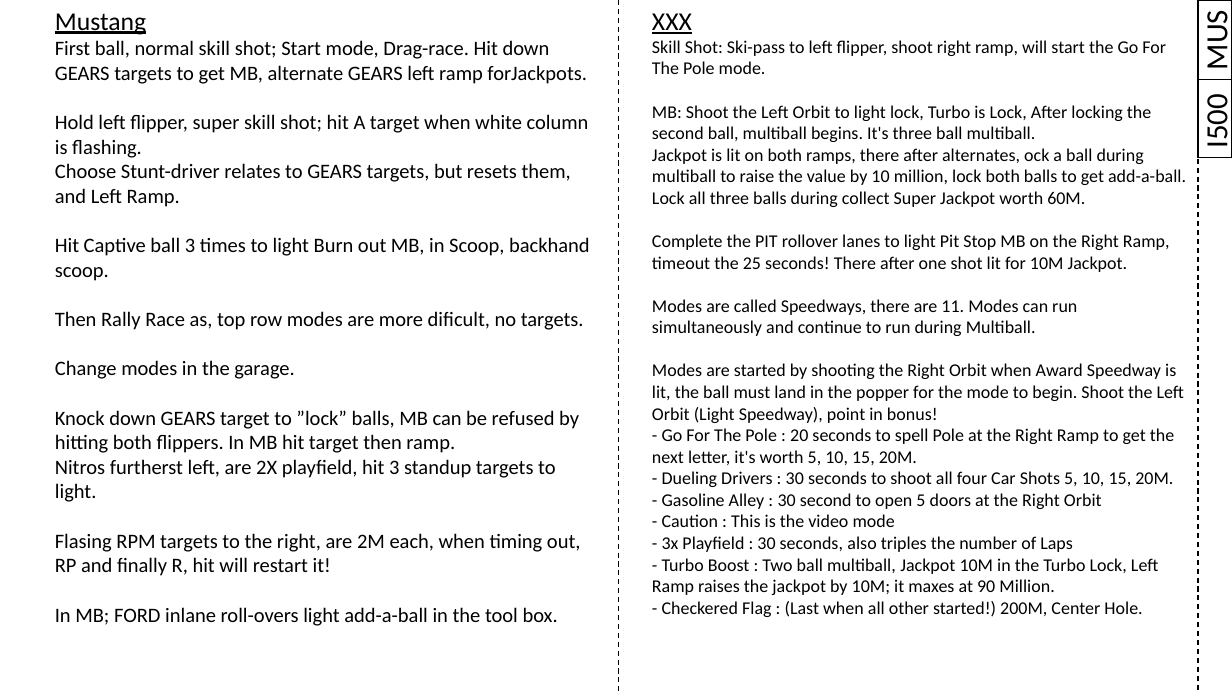
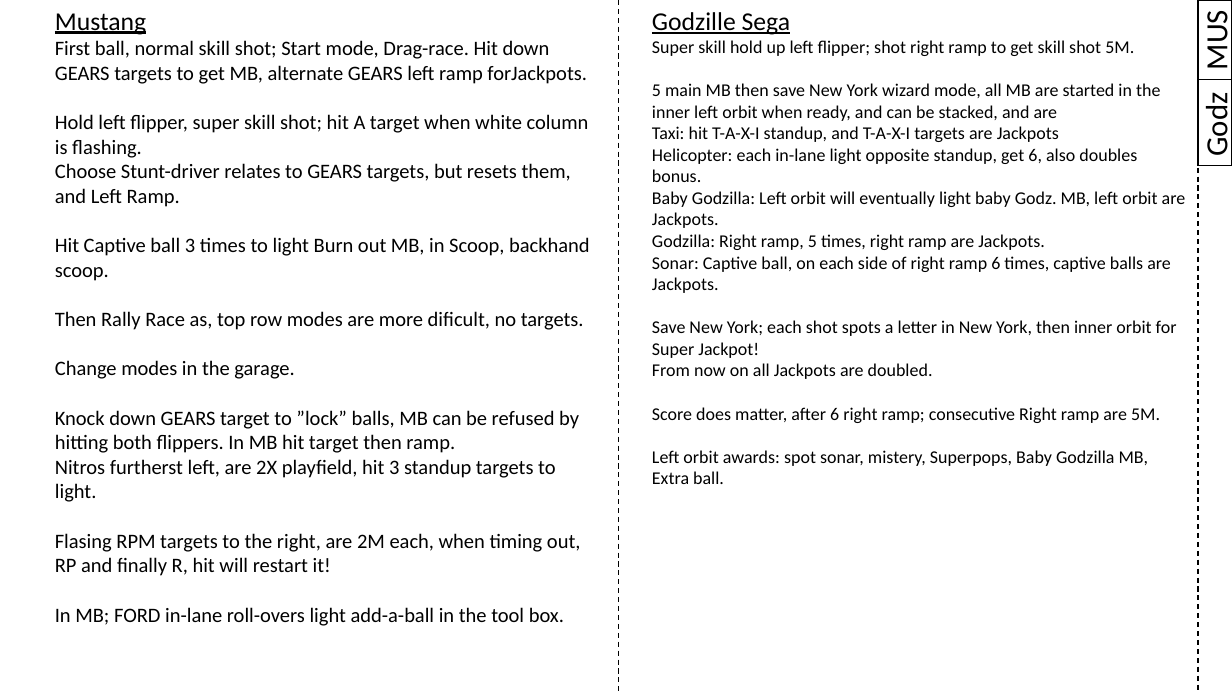
Before and after one commit to karstenbolge/PB, a slide deck: slide 20 of PB.pptx. Drawn at 1232x693 pixels with LibreOffice and Linux fonts; fonts in the diff are those of the drawing. Boxes give left, top, right and bottom in pixels: in the first picture for what was removed or moved away, otherwise in the second. Text is boxed around its words. In the diff, an @@ line names an element or a change of style, - is before the commit and + after.

Commit message:
Added GZ

```diff
--- a/PB.pptx
+++ b/PB.pptx
@@ text at box(652, 12, 1186, 484): text changed @@
-XXX
-Skill Shot: Ski-pass to left flipper, shoot right ramp, will start the Go For The Pole mode.
-MB: Shoot the Left Orbit to light lock, Turbo is Lock, After locking the second ball, multiball begins. It's three ball multiball.
-Jackpot is lit on both ramps, there after alternates, ock a ball during multiball to raise the value by 10 million, lock both balls to get add-a-ball.
-Lock all three balls during collect Super Jackpot worth 60M.
-Complete the PIT rollover lanes to light Pit Stop MB on the Right Ramp, timeout the 25 seconds! There after one shot lit for 10M Jackpot.
-Modes are called Speedways, there are 11. Modes can run simultaneously and continue to run during Multiball.
-Modes are started by shooting the Right Orbit when Award Speedway is lit, the ball must land in the popper for the mode to begin. Shoot the Left Orbit (Light Speedway), point in bonus!
-- Go For The Pole : 20 seconds to spell Pole at the Right Ramp to get the next letter, it's worth 5, 10, 15, 20M.
-- Dueling Drivers : 30 seconds to shoot all four Car Shots 5, 10, 15, 20M.
-- Gasoline Alley : 30 second to open 5 doors at the Right Orbit
-- Caution : This is the video mode
-- 3x Playfield : 30 seconds, also triples the number of Laps
-- Turbo Boost : Two ball multiball, Jackpot 10M in the Turbo Lock, Left Ramp raises the jackpot by 10M; it maxes at 90 Million.
-- Checkered Flag : (Last when all other started!) 200M, Center Hole.
+Godzille Sega
+Super skill hold up left flipper; shot right ramp to get skill shot 5M.
+5 main MB then save New York wizard mode, all MB are started in the inner left orbit when ready, and can be stacked, and are
+Taxi: hit T-A-X-I standup, and T-A-X-I targets are Jackpots
+Helicopter: each in-lane light opposite standup, get 6, also doubles bonus.
+Baby Godzilla: Left orbit will eventually light baby Godz. MB, left orbit are Jackpots.
+Godzilla: Right ramp, 5 times, right ramp are Jackpots.
+Sonar: Captive ball, on each side of right ramp 6 times, captive balls are Jackpots.
+Save New York; each shot spots a letter in New York, then inner orbit for Super Jackpot!
+From now on all Jackpots are doubled.
+Score does matter, after 6 right ramp; consecutive Right ramp are 5M.
+Left orbit awards: spot sonar, mistery, Superpops, Baby Godzilla MB,
+Extra ball.
@@ rectangle "Godz": place and size @@
-rectangle "Godz" at box(1199, 79, 1232, 158)
+rectangle "Godz" at box(1198, 79, 1232, 165)
@@ text in rectangle at box(1198, 99, 1232, 155): text changed @@
-I500
+Godz
@@ text at box(55, 607, 564, 626): text changed @@
-In MB; FORD inlane roll-overs light add-a-ball in the tool box.
+In MB; FORD in-lane roll-overs light add-a-ball in the tool box.
```
